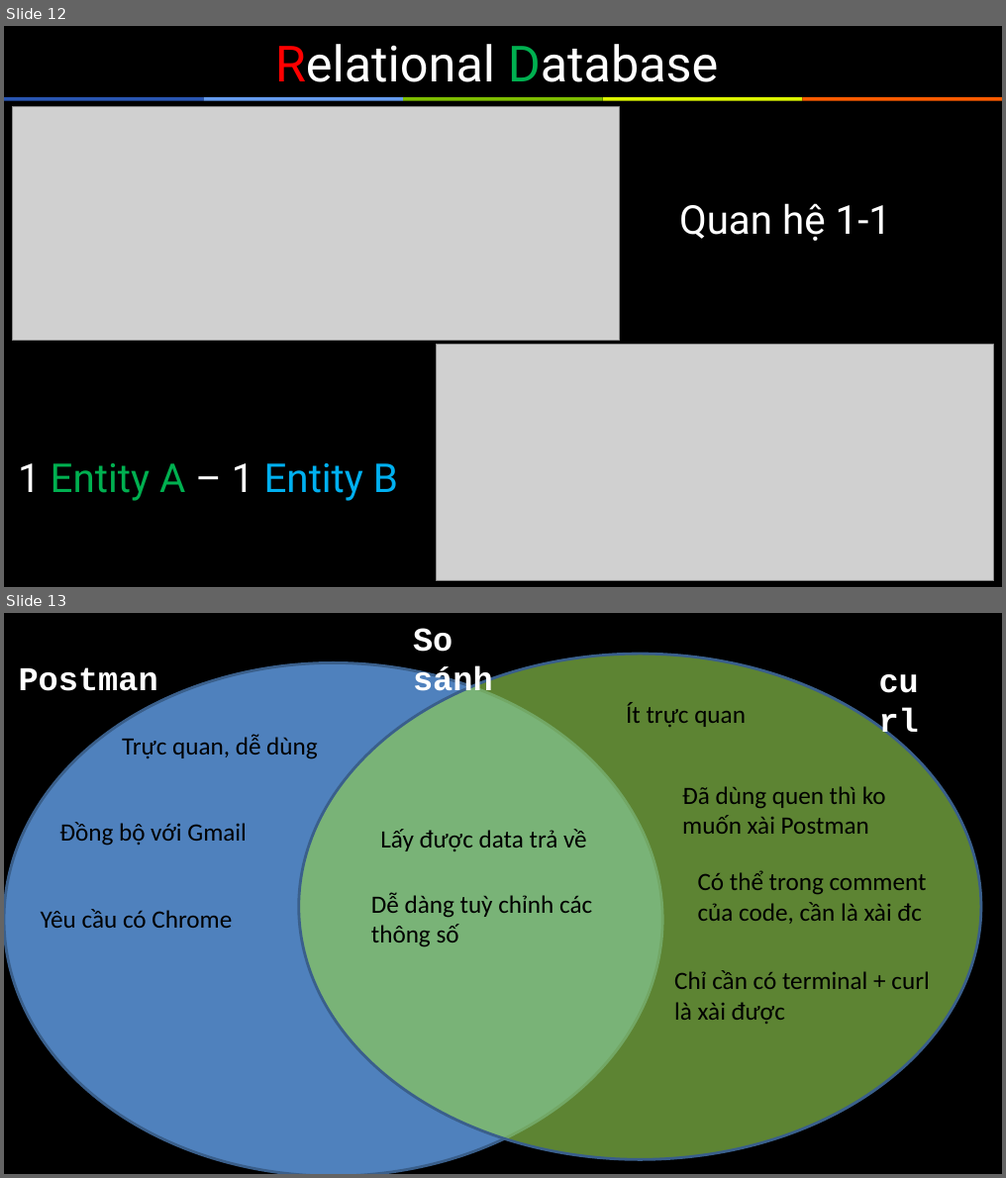
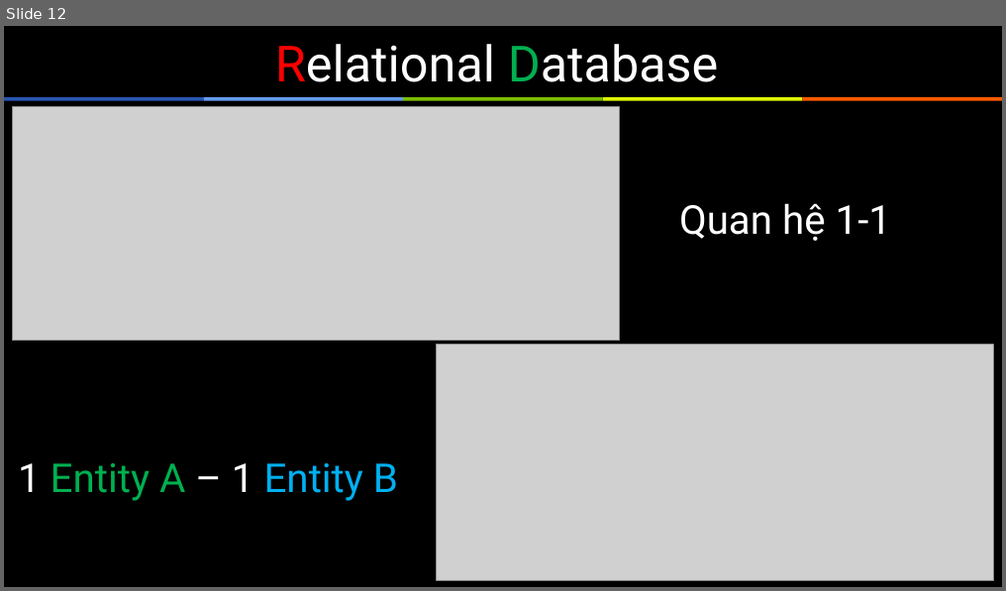
Before and after one commit to sunlight3d/ThucTapNodejsTechmaster, a slide deck: Documents/ThuctapNodejs5.pptx. Shown one above the other, each under a label of ours: slides 12 and 13 before the commit, slide 12 after it. The pictures are 1006x1178 and 1006x591 pixels, drawn with LibreOffice and Linux fonts; fonts in the diff are those of the drawing; grey boxes stand for pictures. Boxes give left, top, right and bottom in pixels: in the first picture for what was removed or moved away, otherwise in the second. Text is boxed around its words. In the diff, an @@ line names an element or a change of style, - is before the commit and + after.

```diff
--- a/Documents/ThuctapNodejs5.pptx
+++ b/Documents/ThuctapNodejs5.pptx
@@ slide 13 removed at bbox=[4, 613, 1002, 1174], background #000000 @@
@@ text removed at bbox=[413, 628, 493, 700] @@
-So sánh
@@ ellipse removed at bbox=[4, 663, 662, 1174] @@
@@ text removed at bbox=[19, 667, 158, 691] @@
-Postman
@@ ellipse removed at bbox=[298, 654, 981, 1159] @@
@@ text removed at bbox=[626, 703, 746, 727] @@
-Ít trực quan
@@ text removed at bbox=[122, 734, 318, 760] @@
-Trực quan, dễ dùng
@@ text removed at bbox=[682, 786, 886, 834] @@
-Đã dùng quen thì ko muốn xài Postman
@@ text removed at bbox=[59, 822, 247, 846] @@
-Đồng bộ với Gmail
@@ text removed at bbox=[380, 829, 587, 852] @@
-Lấy được data trả về
@@ text removed at bbox=[698, 870, 927, 924] @@
-Có thể trong comment của code, cần là xài đc
@@ text removed at bbox=[41, 909, 232, 928] @@
-Yêu cầu có Chrome
@@ text removed at bbox=[371, 893, 592, 948] @@
-Dễ dàng tuỳ chỉnh các thông số
@@ text removed at bbox=[674, 970, 867, 1024] @@
-Chỉ cần có terminal + curl là xài được
@@ text removed at bbox=[891, 971, 929, 989] @@
-curl
```
Also in this commit, not shown: 2 slides added, 5 other files.
